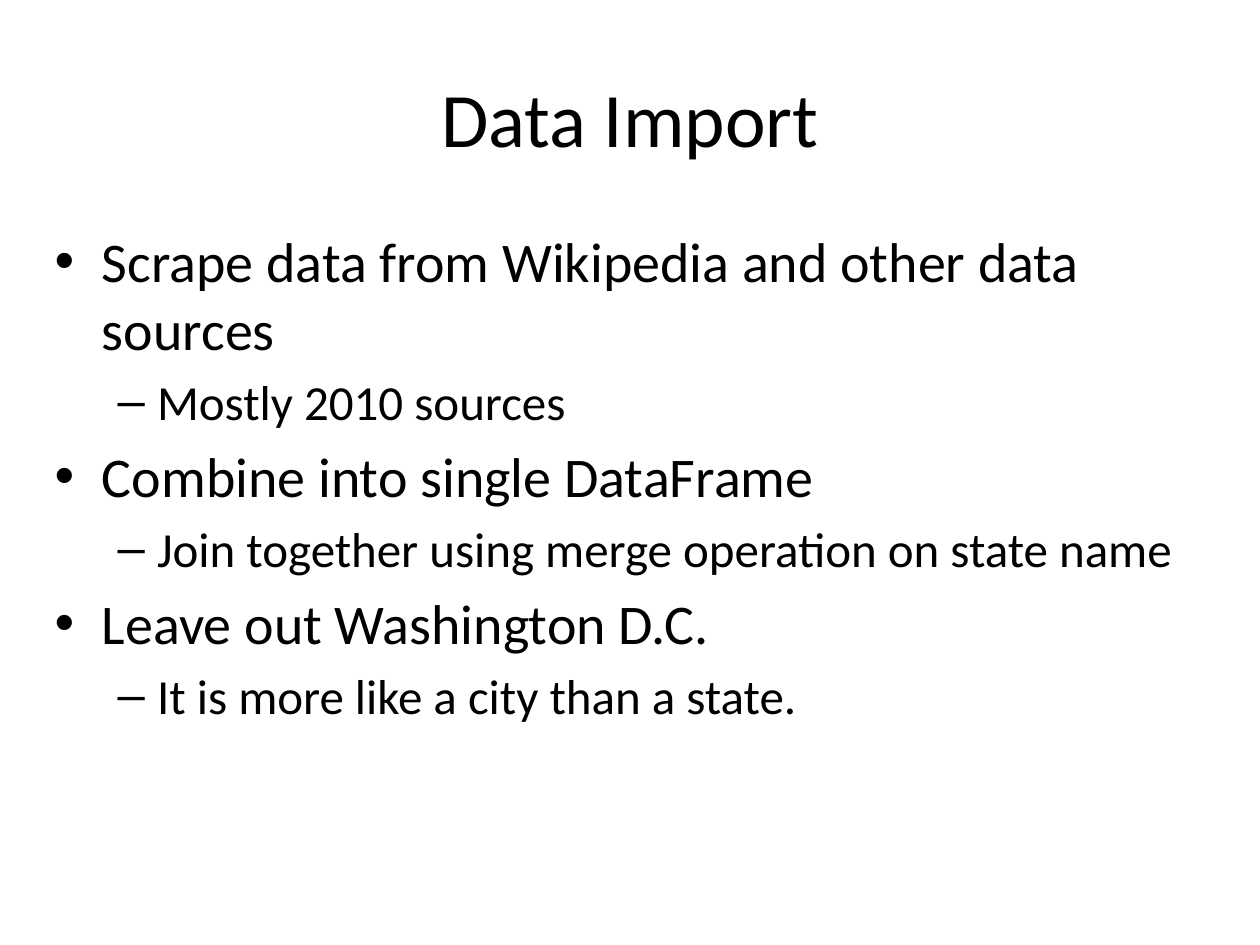
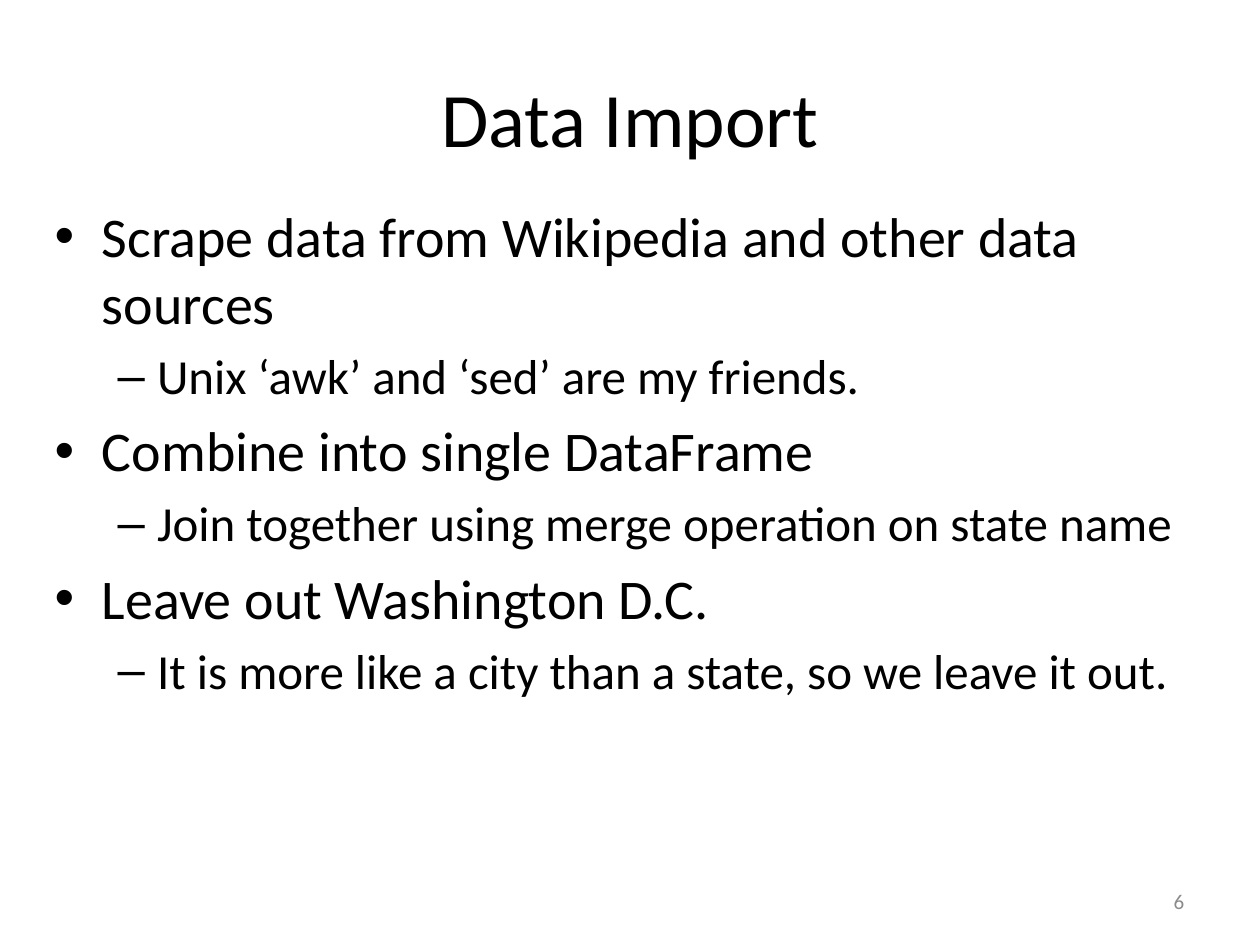
Before and after one commit to JeremyMcCormick/DAT_SF_14, a slide deck: slide 6 of myproject/Murder.pptx. Drawn at 1260x945 pixels with LibreOffice and Linux fonts; fonts in the diff are those of the drawing. Boxes give left, top, right and bottom in pixels: in the first picture for what was removed or moved away, otherwise in the second. Text is boxed around its words. In the diff, an @@ line names an element or a change of style, - is before the commit and + after.

```diff
--- a/myproject/Murder.pptx
+++ b/myproject/Murder.pptx
@@ text "Scrape data from Wikipedia and ..." moved from (x1=102, y1=243, x2=1172, y2=722) to (x1=102, y1=218, x2=1172, y2=697) @@
@@ text at (x1=157, y1=359, x2=859, y2=402): text changed @@
-  – Mostly 2010 sources
+  – Unix ‘awk’ and ‘sed’ are my friends.
@@ text at (x1=157, y1=655, x2=1167, y2=697): text changed @@
-  – It is more like a city than a state.
+  – It is more like a city than a state, so we leave it out.
@@ page number added at (x1=1174, y1=895, x2=1185, y2=909), 12 pt, text #8C8C8C @@
+6
```
Also in this commit, not shown: 12 other slides changed, 15 slides added, 14 slides removed, 4 other files.
